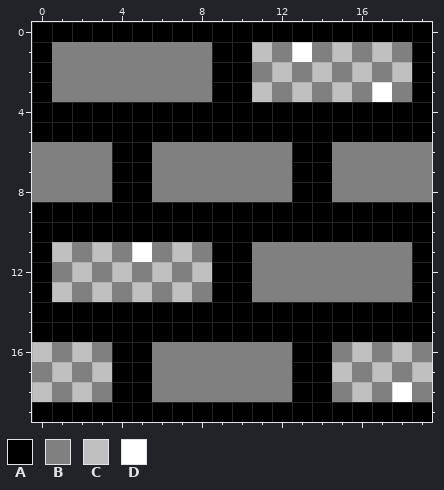
Edited in one commit: pixel-art sprite (xmlvm/src/demo/androidSokoban/res/drawable/wall.png). The first picture shows the starting point.
The file is 20x20 pixels.
Palette (. is transparent): A #000000  B #808080  C #c0c0c0  D #ffffff
Pixels before, first column x 0:
 0 AAAAAAAAAAAAAAAAAAAA
 1 ABBBBBBBBAACBDBCBCBA
 2 ABBBBBBBBAABCBCBCBCA
 3 ABBBBBBBBAACBCBCBDBA
 4 AAAAAAAAAAAAAAAAAAAA
 5 AAAAAAAAAAAAAAAAAAAA
 6 BBBBAABBBBBBBAABBBBB
 7 BBBBAABBBBBBBAABBBBB
 8 BBBBAABBBBBBBAABBBBB
 9 AAAAAAAAAAAAAAAAAAAA
10 AAAAAAAAAAAAAAAAAAAA
11 ACBCBDBCBAABBBBBBBBA
12 ABCBCBCBCAABBBBBBBBA
13 ACBCBCBCBAABBBBBBBBA
14 AAAAAAAAAAAAAAAAAAAA
15 AAAAAAAAAAAAAAAAAAAA
16 CBCBAABBBBBBBAABCBCB
17 BCBCAABBBBBBBAACBCBC
18 CBCBAABBBBBBBAABCBDB
19 AAAAAAAAAAAAAAAAAAAA
After the commit:
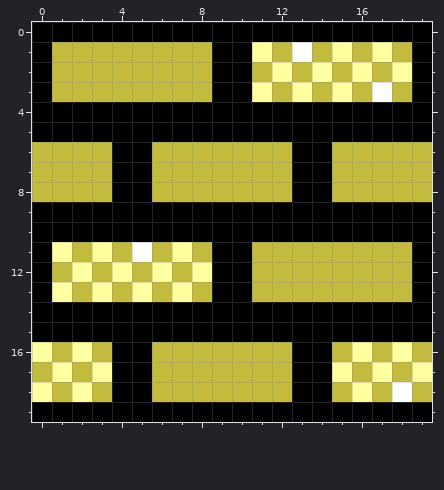
Change:
colour B: #808080 -> #c2bb3e
colour C: #c0c0c0 -> #ffff9f
Pixel boxes of the changes (left, top, right, bottom) in both pictures:
changed: (32, 42, 432, 402)
